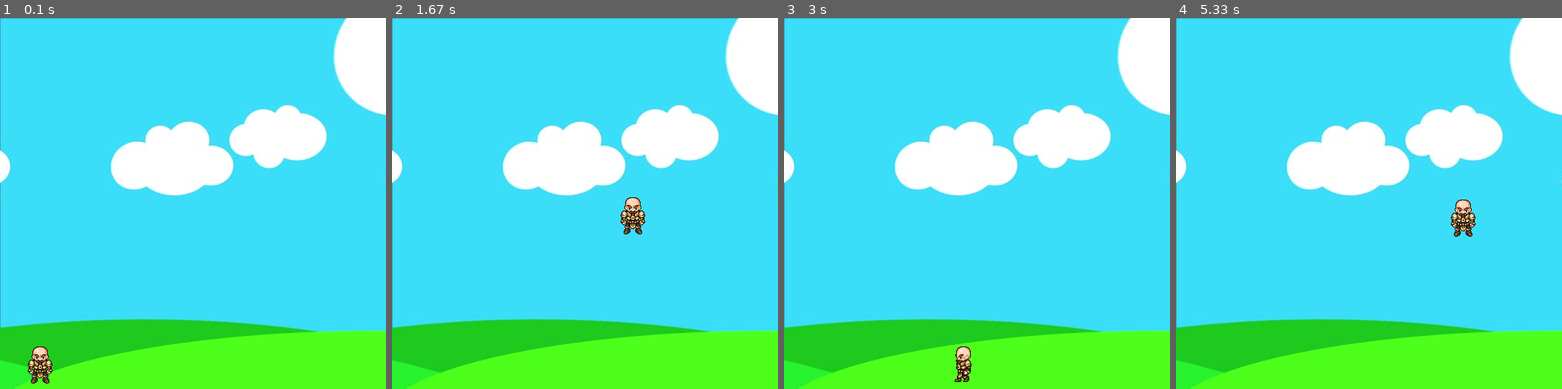
Above: before the commit, frames 1-4 (left to right).
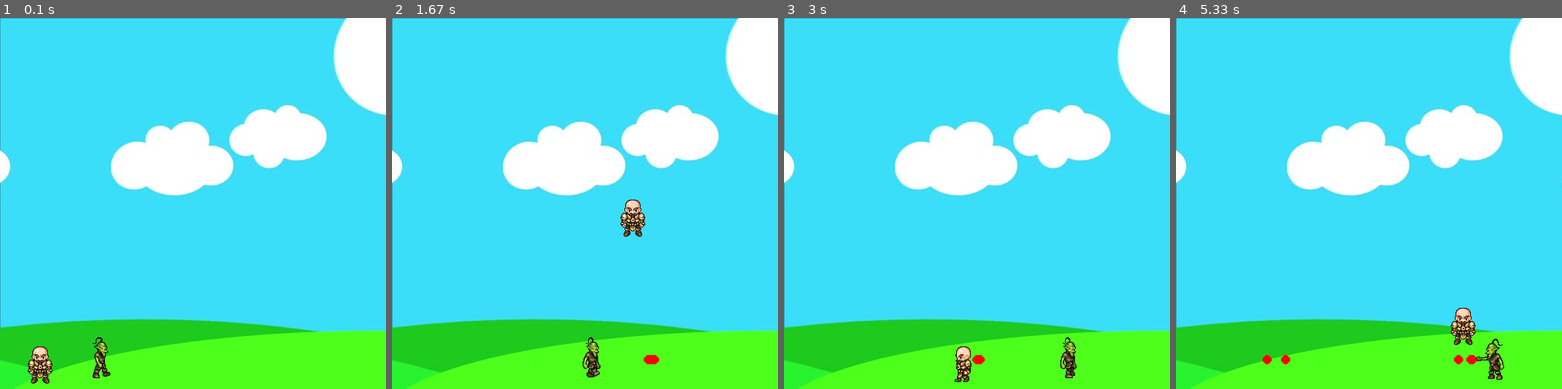
Above: after the commit, the same moments.

Repository: mohamed49/Python-projects
Game: pygame game, started from pygame_game/game.py
The game is run twice, just before and just after one commit, with the same random seed, the same clock (stepped at 60 frames per second) and the same inputs.
Inputs:
- Up to frame 1 (0.1 s): no input
- Up to frame 2 (1.67 s): hold Space 0.33-0.8 s; hold Right 0.33-0.8 s; hold Right 0.83-1.3 s; tap Space at 0.9, 1.2, 1.4 s; hold Up 1.33-1.63 s
- Up to frame 3 (3 s): hold Right 1.67-2.13 s; tap Space at 1.73, 2.03, 2.23, 2.53, 2.8 s; hold Left 2.17-2.7 s; hold Left from 2.73 s (still down)
- Up to frame 4 (5.33 s): tap Space at 3.1, 3.23, 3.63, 3.93, 4.3, 4.6, 4.8, 5.1, 5.3 s; release Left at 3.13 s; hold Up 3.17-3.53 s; hold Right 3.57-4.2 s; hold Left 4.23-4.7 s; hold Right 4.73-5.2 s; hold Up from 5.23 s (still down)

The runs differ from the first frame. In frame 1, 0.3% of the frame differs, in the area x 24-29%, y 86-98%; in frame 2, 0.8%; in frame 3, 0.4%; in frame 4, 1.4%, in the area x 22-85%, y 48-98%.

Commit message:
added enemy class and modified projectile and game classes

Diff:
--- /dev/null
+++ b/pygame_game/enemy.py
@@ -0,0 +1,41 @@
+import pygame
+class Enemy():
+    walk_right = [pygame.image.load('pygame_game\\resources\R1E.png'), pygame.image.load('pygame_game\\resources\R2E.png'), pygame.image.load('pygame_game\\resources\R3E.png'), pygame.image.load('pygame_game\\resources\R4E.png'), pygame.image.load('pygame_game\\resources\R5E.png'), pygame.image.load('pygame_game\\resources\R6E.png'), pygame.image.load('pygame_game\\resources\R7E.png'), pygame.image.load('pygame_game\\resources\R8E.png'), pygame.image.load('pygame_game\\resources\R9E.png'), pygame.image.load('pygame_game\\resources\R10E.png'), pygame.image.load('pygame_game\\resources\R11E.png')]
+    walk_left  = [pygame.image.load('pygame_game\\resources\L1E.png'), pygame.image.load('pygame_game\\resources\L2E.png'), pygame.image.load('pygame_game\\resources\L3E.png'), pygame.image.load('pygame_game\\resources\L4E.png'), pygame.image.load('pygame_game\\resources\L5E.png'), pygame.image.load('pygame_game\\resources\L6E.png'), pygame.image.load('pygame_game\\resources\L7E.png'), pygame.image.load('pygame_game\\resources\L8E.png'), pygame.image.load('pygame_game\\resources\L9E.png'), pygame.image.load('pygame_game\\resources\L10E.png'), pygame.image.load('pygame_game\\resources\L11E.png')]
+
+    def __init__(self,x,y,char_width,char_height,end):
+        self.x = x
+        self.y = y
+        self.char_width = char_width
+        self.char_height = char_height
+        self.end = end
+        self.walk_count = 0
+        self.path = [self.x,self.end]
+        self.vel = 3
+
+    def draw(self,win):
+        self.move()
+
+        if self.walk_count + 1 >= 33:
+            self.walk_count = 0
+
+        if self.vel > 0:
+            win.blit(self.walk_right[self.walk_count // 3], (self.x, self.y))
+            self.walk_count += 1
+        else:
+            win.blit(self.walk_left[self.walk_count // 3], (self.x, self.y))
+            self.walk_count += 1
+
+    def move(self):
+        if self.vel > 0:
+            if self.x + self.vel < self.path[1]:
+                self.x += self.vel
+            else:
+                self.vel *= -1
+                self.walk_count = 0
+        else:
+            if self.x - self.vel > self.path[0]:
+                self.x += self.vel
+            else:
+                self.vel *= -1
+                self.walk_count = 0
--- a/pygame_game/game.py
+++ b/pygame_game/game.py
@@ -1,22 +1,32 @@
 import pygame
 from player import Player
+from projectile import Projectile
+from enemy import Enemy
 pygame.init()
+import time
 
 pygame.display.set_caption('First Game')
 screen_width = 500
 screen_length = 480
 win = pygame.display.set_mode((screen_width,screen_length))
 clock = pygame.time.Clock()
-bg = pygame.image.load('pygame_game\\bg.jpg')
+bg = pygame.image.load('pygame_game\\resources\\bg.jpg')
 
 #redraw screen function
 def redraw_game_window():
     win.blit(bg,(0,0))
     man.draw(win)
+
+    for bullet in bullets:
+        bullet.draw(win)
+
+    goblin.draw(win)
     pygame.display.update()
 
 #main loop
 man = Player(20,410,64,64)
+bullets = []
+goblin = Enemy(100,410,64,64,450)
 run = True
 while run:
     clock.tick(27)
@@ -27,20 +37,36 @@
             run = False
     keys = pygame.key.get_pressed()
 
+    for bullet in bullets:
+        if  bullet.x < 500 and bullet.x > 0:
+            bullet.x += bullet.vel
+        else:
+            bullets.pop(bullets.index(bullet))
+
+    if keys[pygame.K_SPACE]:
+        if man.left:
+            direction = -1
+        else:
+            direction = 1
+
+        if len(bullets) < 5:
+            bullets.append(Projectile(round(man.x + man.char_width // 2), round(man.y + man.char_height // 2), 6, (255,0,0), direction))
+
     if keys[pygame.K_LEFT] and man.x > man.vel:
         man.x -= man.vel
         man.left = True
         man.right = False
+        man.standing = False
     elif keys[pygame.K_RIGHT] and man.x < screen_length - man.char_height - man.vel:
         man.x += man.vel
         man.left = False
         man.right = True
+        man.standing = False
     else:
-        man.left = False
-        man.right = False
+        man.standing = True
         man.walk_count = 0
     if not(man.is_jump):
-        if keys[pygame.K_SPACE]:
+        if keys[pygame.K_UP]:
             man.is_jump = True
             man.walk_count = 0
             man.right = False
--- a/pygame_game/player.py
+++ b/pygame_game/player.py
@@ -1,5 +1,8 @@
 import pygame
 class Player:
+    walk_right = [pygame.image.load('pygame_game\\resources\R1.png'), pygame.image.load('pygame_game\\resources\R2.png'), pygame.image.load('pygame_game\\resources\R3.png'), pygame.image.load('pygame_game\\resources\R4.png'), pygame.image.load('pygame_game\\resources\R5.png'), pygame.image.load('pygame_game\\resources\R6.png'), pygame.image.load('pygame_game\\resources\R7.png'), pygame.image.load('pygame_game\\resources\R8.png'), pygame.image.load('pygame_game\\resources\R9.png')]
+    walk_left = [pygame.image.load('pygame_game\\resources\L1.png'), pygame.image.load('pygame_game\\resources\L2.png'), pygame.image.load('pygame_game\\resources\L3.png'), pygame.image.load('pygame_game\\resources\L4.png'), pygame.image.load('pygame_game\\resources\L5.png'), pygame.image.load('pygame_game\\resources\L6.png'), pygame.image.load('pygame_game\\resources\L7.png'), pygame.image.load('pygame_game\\resources\L8.png'), pygame.image.load('pygame_game\\resources\L9.png')]
+    char = pygame.image.load('pygame_game\\resources\standing.png')
     def __init__(self,x,y,width,height):
         self.char_width = width
         self.char_height = height
@@ -11,18 +14,22 @@
         self.left= False
         self.right= False
         self.walk_count = 0
-        self.char = pygame.image.load('pygame_game\standing.png')
-        self.walkRight = [pygame.image.load('pygame_game\R1.png'), pygame.image.load('pygame_game\R2.png'), pygame.image.load('pygame_game\R3.png'), pygame.image.load('pygame_game\R4.png'), pygame.image.load('pygame_game\R5.png'), pygame.image.load('pygame_game\R6.png'), pygame.image.load('pygame_game\R7.png'), pygame.image.load('pygame_game\R8.png'), pygame.image.load('pygame_game\R9.png')]
-        self.walkLeft = [pygame.image.load('pygame_game\L1.png'), pygame.image.load('pygame_game\L2.png'), pygame.image.load('pygame_game\L3.png'), pygame.image.load('pygame_game\L4.png'), pygame.image.load('pygame_game\L5.png'), pygame.image.load('pygame_game\L6.png'), pygame.image.load('pygame_game\L7.png'), pygame.image.load('pygame_game\L8.png'), pygame.image.load('pygame_game\L9.png')]
+        self.standing = False
 
     def draw(self,win):
-        if self.walk_count +1 >= 27:
-            self.walk_count = 0
-        if self.left:
-            win.blit(self.walkLeft[self.walk_count//3],(self.x,self.y))
-            self.walk_count += 1
-        elif self.right:
-            win.blit(self.walkRight[self.walk_count//3],(self.x,self.y))
-            self.walk_count += 1
+        if not(self.standing):
+            if self.walk_count +1 >= 27:
+                self.walk_count = 0
+            if self.left:
+                win.blit(self.walk_left[self.walk_count//3],(self.x,self.y))
+                self.walk_count += 1
+            elif self.right:
+                win.blit(self.walk_right[self.walk_count//3],(self.x,self.y))
+                self.walk_count += 1
         else:
-            win.blit(self.char,(self.x,self.y))
+            if (self.right):
+                win.blit(self.walk_right[0],(self.x,self.y))
+            elif(self.left):
+                win.blit(self.walk_left[0],(self.x,self.y))
+            else:
+                win.blit(self.char,(self.x,self.y))
--- a/pygame_game/projectile.py
+++ b/pygame_game/projectile.py
@@ -0,0 +1,12 @@
+import pygame
+class Projectile(object):
+    def __init__(self,x,y,radius,color,direction):
+        self.x = x
+        self.y = y
+        self.radius = radius
+        self.color = color
+        self.direction = direction
+        self.vel = 8 * direction
+
+    def draw(self,win):
+        pygame.draw.circle(win, self.color, (self.x,self.y), self.radius)
Renamed: pygame_game/L1.png -> pygame_game/resources/L1.png
Renamed: pygame_game/L10E.png -> pygame_game/resources/L10E.png
Renamed: pygame_game/L11E.png -> pygame_game/resources/L11E.png
Renamed: pygame_game/L1E.png -> pygame_game/resources/L1E.png
Renamed: pygame_game/L2.png -> pygame_game/resources/L2.png
Renamed: pygame_game/L2E.png -> pygame_game/resources/L2E.png
Renamed: pygame_game/L3.png -> pygame_game/resources/L3.png
Renamed: pygame_game/L3E.png -> pygame_game/resources/L3E.png
Renamed: pygame_game/L4.png -> pygame_game/resources/L4.png
Renamed: pygame_game/L4E.png -> pygame_game/resources/L4E.png
Renamed: pygame_game/L5.png -> pygame_game/resources/L5.png
Renamed: pygame_game/L5E.png -> pygame_game/resources/L5E.png
(and 31 more such lines)
